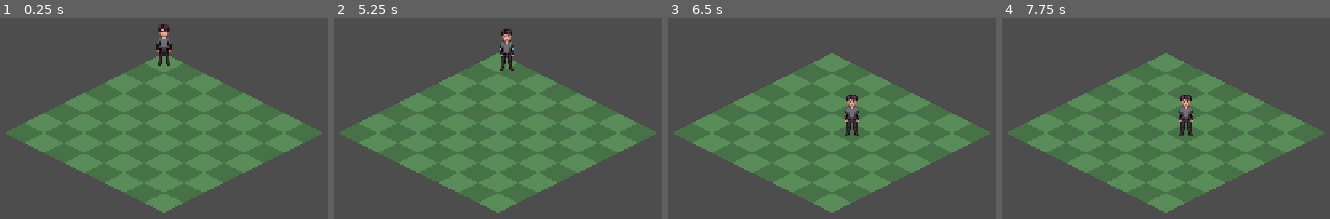
Above: before the commit, frames 1-4 (left to right).
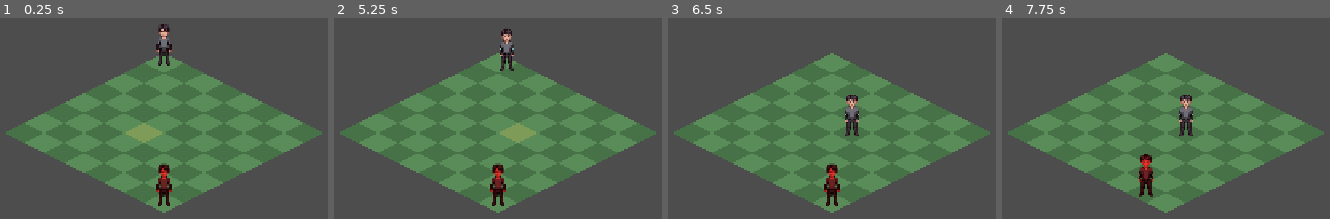
Above: after the commit, the same moments.

Repository: Booldon/iso-srpg
Game: Godot game, scene res://scenes/battle/grid.tscn
Two runs of this game, one before a commit and one after it. Both use one fixed random seed, a clock stepped at 60 frames per second and the inputs below.
Inputs (mouse positions are in pixels of both pictures, inside the frame that each line leads up to):
- Up to frame 1 (0.25 s): no input
- Up to frame 2 (5.25 s): tap Enter at 0.5, 2, 3.5 s; move the mouse to (outside the picture) at 0.52 s; click (outside the picture) at 0.67 s; tap Space at 1.25, 2.75, 4.25 s; move the mouse to (337, 154) at 1.27 s; click (337, 154) at 1.42 s; move the mouse to (576, 34) at 2.02 s; click (576, 34) at 2.17 s; move the mouse to (outside the picture) at 2.77 s; click (outside the picture) at 2.92 s; move the mouse to (outside the picture) at 3.52 s; click (outside the picture) at 3.67 s; move the mouse to (outside the picture) at 4.27 s; click (outside the picture) at 4.42 s; move the mouse to (537, 132) at 5.02 s; click (537, 132) at 5.17 s
- Up to frame 3 (6.5 s): move the mouse to (710, 20) at 5.77 s; click (710, 20) at 5.92 s
- Up to frame 4 (7.75 s): move the mouse to (outside the picture) at 6.52 s; click (outside the picture) at 6.67 s; move the mouse to (1005, 154) at 7.27 s; click (1005, 154) at 7.42 s

The runs differ from the first frame. In frame 1, 1.3% of the frame differs, in the area x 38-53%, y 52-94%; in frame 2, 1.3%; in frame 3, 0.7%; in frame 4, 0.7%.

Commit message:
feat: turn manager + tile hover highlight (step 3)
Strict alternating turns: player moves then enemy auto-moves to a
random adjacent cell. Mouse hover highlights the targeted grid cell.

Co-Authored-By: Claude Opus 4.8 <noreply@anthropic.com>

Diff:
--- a/scenes/battle/grid.tscn
+++ b/scenes/battle/grid.tscn
@@ -1,6 +1,7 @@
-[gd_scene load_steps=2 format=3 uid="uid://b5x1y2z3w4v5u6"]
+[gd_scene load_steps=3 format=3 uid="uid://b5x1y2z3w4v5u6"]
 
 [ext_resource type="Script" path="res://scripts/battle/grid_manager.gd" id="1_grid01"]
+[ext_resource type="Script" path="res://scripts/battle/turn_manager.gd" id="2_tm01"]
 
 [node name="GridRoot" type="Node2D"]
 script = ExtResource("1_grid01")
@@ -14,3 +15,6 @@
 
 [node name="ActorsLayer" type="Node2D" parent="WorldContainer"]
 y_sort_enabled = true
+
+[node name="TurnManager" type="Node" parent="."]
+script = ExtResource("2_tm01")
--- a/scripts/battle/grid_manager.gd
+++ b/scripts/battle/grid_manager.gd
@@ -9,24 +9,94 @@
 
 @onready var _floor: Node2D = $WorldContainer/FloorLayer
 @onready var _actors: Node2D = $WorldContainer/ActorsLayer
+@onready var _turn_manager: TurnManager = $TurnManager
 
 var _astar := AStar2D.new()
 var _protagonist: Unit
+var _enemy: Unit
+var _player_can_act: bool = false
+var _hover_tile: Polygon2D
 
 
 func _ready() -> void:
 	_build_grid()
+	_setup_hover_tile()
 	_setup_pathfinding()
 	_place_protagonist()
+	_place_enemy()
+	_turn_manager.turn_started.connect(_on_turn_started)
+	_turn_manager.start_battle([_protagonist, _enemy])
+
+
+func _process(_delta: float) -> void:
+	var cell := screen_to_grid(get_global_mouse_position())
+	if _is_valid_cell(cell):
+		_hover_tile.visible = true
+		_hover_tile.position = grid_to_screen(cell.x, cell.y)
+	else:
+		_hover_tile.visible = false
 
 
 func _input(event: InputEvent) -> void:
-	if _protagonist.is_moving:
+	if not _player_can_act:
 		return
 	if event is InputEventMouseButton and event.pressed and event.button_index == MOUSE_BUTTON_LEFT:
 		var cell := screen_to_grid(get_global_mouse_position())
-		if _is_valid_cell(cell):
-			_move_protagonist_to(cell)
+		if _is_valid_cell(cell) and cell != Vector2i(_protagonist.grid_col, _protagonist.grid_row):
+			_do_player_move(cell)
+
+
+func _on_turn_started(unit: Unit) -> void:
+	if unit.is_player:
+		_player_can_act = true
+	else:
+		_run_enemy_turn(unit)
+
+
+func _do_player_move(cell: Vector2i) -> void:
+	_player_can_act = false
+	var path := _build_screen_path(_protagonist, cell)
+	if path.is_empty():
+		_player_can_act = true
+		return
+	_protagonist.grid_col = cell.x
+	_protagonist.grid_row = cell.y
+	await _protagonist.move_along_path(path)
+	_turn_manager.end_turn()
+
+
+func _run_enemy_turn(unit: Unit) -> void:
+	await get_tree().create_timer(0.5).timeout
+	var target := _pick_adjacent_cell(unit)
+	if target != Vector2i(unit.grid_col, unit.grid_row):
+		var path := _build_screen_path(unit, target)
+		unit.grid_col = target.x
+		unit.grid_row = target.y
+		await unit.move_along_path(path)
+	_turn_manager.end_turn()
+
+
+func _pick_adjacent_cell(unit: Unit) -> Vector2i:
+	var dirs := [Vector2i(1, 0), Vector2i(-1, 0), Vector2i(0, 1), Vector2i(0, -1)]
+	dirs.shuffle()
+	for dir in dirs:
+		var candidate := Vector2i(unit.grid_col + dir.x, unit.grid_row + dir.y)
+		if _is_valid_cell(candidate):
+			return candidate
+	return Vector2i(unit.grid_col, unit.grid_row)
+
+
+func _build_screen_path(unit: Unit, cell: Vector2i) -> Array[Vector2]:
+	var from_id := _cell_id(unit.grid_col, unit.grid_row)
+	var to_id := _cell_id(cell.x, cell.y)
+	var id_path := _astar.get_id_path(from_id, to_id)
+	if id_path.size() <= 1:
+		return []
+	var screen_path: Array[Vector2] = []
+	for id in id_path.slice(1):
+		var point := _astar.get_point_position(id)
+		screen_path.append(grid_to_screen(int(point.x), int(point.y)))
+	return screen_path
 
 
 func grid_to_screen(col: int, row: int) -> Vector2:
@@ -48,6 +118,19 @@
 
 func _is_valid_cell(cell: Vector2i) -> bool:
 	return cell.x >= 0 and cell.x < GRID_COLS and cell.y >= 0 and cell.y < GRID_ROWS
+
+
+func _setup_hover_tile() -> void:
+	_hover_tile = Polygon2D.new()
+	_hover_tile.polygon = PackedVector2Array([
+		Vector2(0, -TILE_HALF_H),
+		Vector2(TILE_HALF_W, 0),
+		Vector2(0, TILE_HALF_H),
+		Vector2(-TILE_HALF_W, 0),
+	])
+	_hover_tile.color = Color(1.0, 1.0, 0.5, 0.3)
+	_hover_tile.visible = false
+	_floor.add_child(_hover_tile)
 
 
 func _build_grid() -> void:
@@ -83,24 +166,18 @@
 
 func _place_protagonist() -> void:
 	_protagonist = UNIT_SCENE.instantiate()
+	_protagonist.is_player = true
 	_protagonist.grid_col = 0
 	_protagonist.grid_row = 0
 	_protagonist.position = grid_to_screen(0, 0)
 	_actors.add_child(_protagonist)
 
 
-func _move_protagonist_to(cell: Vector2i) -> void:
-	var from_id := _cell_id(_protagonist.grid_col, _protagonist.grid_row)
-	var to_id := _cell_id(cell.x, cell.y)
-	var id_path := _astar.get_id_path(from_id, to_id)
-	if id_path.size() <= 1:
-		return
-
-	var screen_path: Array[Vector2] = []
-	for id in id_path.slice(1):
-		var point := _astar.get_point_position(id)
-		screen_path.append(grid_to_screen(int(point.x), int(point.y)))
-
-	_protagonist.grid_col = cell.x
-	_protagonist.grid_row = cell.y
-	_protagonist.move_along_path(screen_path)
+func _place_enemy() -> void:
+	_enemy = UNIT_SCENE.instantiate()
+	_enemy.is_player = false
+	_enemy.grid_col = 7
+	_enemy.grid_row = 7
+	_enemy.position = grid_to_screen(7, 7)
+	_enemy.modulate = Color(1.0, 0.3, 0.3)
+	_actors.add_child(_enemy)
--- /dev/null
+++ b/scripts/battle/turn_manager.gd
@@ -0,0 +1,22 @@
+extends Node
+class_name TurnManager
+
+signal turn_started(unit: Unit)
+
+var _units: Array[Unit] = []
+var _index: int = 0
+
+
+func start_battle(units: Array[Unit]) -> void:
+	_units = units
+	_index = 0
+	turn_started.emit(_units[0])
+
+
+func end_turn() -> void:
+	_index = (_index + 1) % _units.size()
+	turn_started.emit(_units[_index])
+
+
+func current_unit() -> Unit:
+	return _units[_index]
--- a/scripts/battle/unit.gd
+++ b/scripts/battle/unit.gd
@@ -3,6 +3,7 @@
 
 signal movement_finished
 
+var is_player: bool = true
 var grid_col: int = 0
 var grid_row: int = 0
 var is_moving: bool = false
